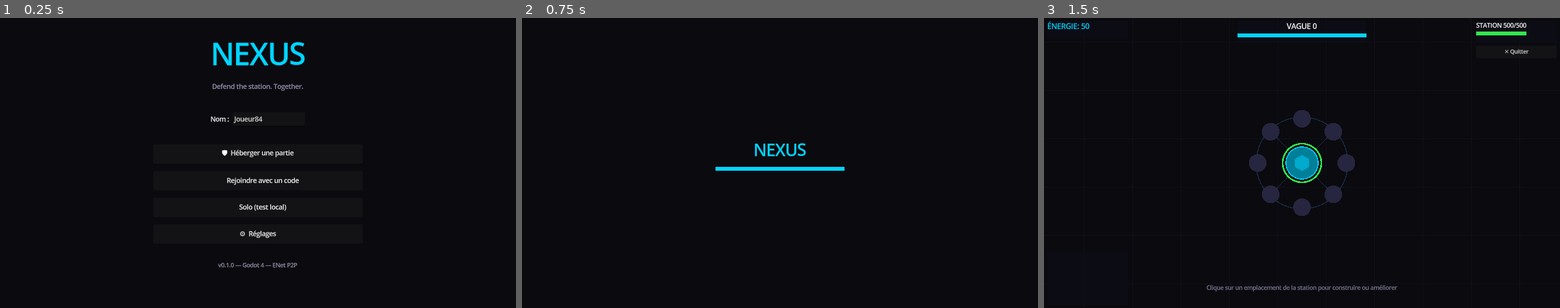
Above: before the commit, frames 1-3 (left to right).
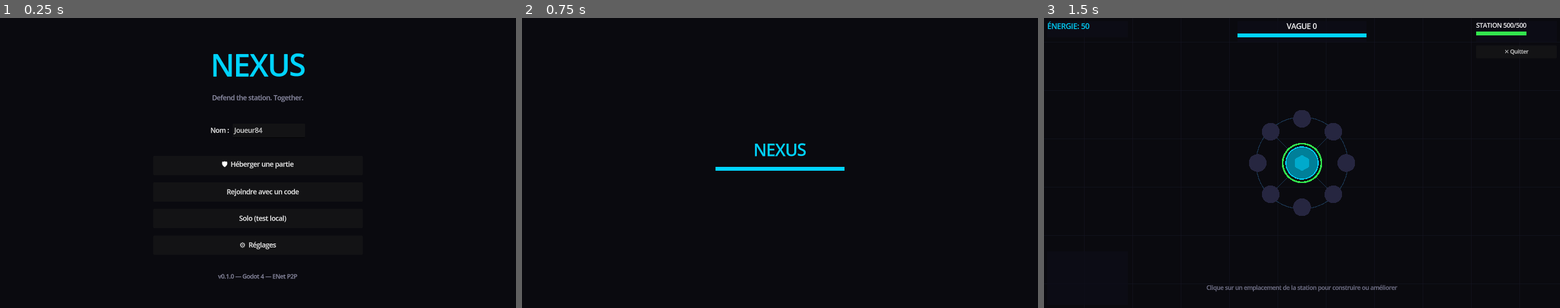
Above: after the commit, the same moments.

Repository: BloopStudio/NEXUS
Game: Godot game, scene res://scenes/main_menu.tscn
Same seed, same stepped clock (60 frames per second), same inputs: the game is played once before the commit and once after it.
Inputs (mouse positions are in pixels of both pictures, inside the frame that each line leads up to):
- Up to frame 1 (0.25 s): no input
- Up to frame 2 (0.75 s): click "🤖 Solo (test local)" at 0.5 s
- Up to frame 3 (1.5 s): tap Enter at 1.25 s; move the mouse to (1415, 148) at 1.27 s; press the mouse at (1415, 148) at 1.28 s; hold Right (move_right) from 1.28 s (still down)

The runs differ from the first frame. In frame 1, 2.8% of the frame differs, in the area x 40-60%, y 8-90%; in frame 2, nothing differs; in frame 3, nothing differs.

Commit message:
fix: joueur fantôme, menu non adaptatif, installeur admin + contenu (destruction, FPS, orientation, descriptions)
Bugs corrigés :
- Un joueur qui quittait en cours de partie restait affiché indéfiniment
  chez les autres — game.gd n'écoutait jamais player_disconnected.
- Le menu principal utilisait une boîte de hauteur fixe centrée : sur une
  fenêtre réduite ou avec le panneau 'Rejoindre' ouvert, le bouton
  'Se connecter' pouvait finir hors zone visible. Passé en
  ScrollContainer + CenterContainer : centré quand tout tient, défilable
  sinon, jamais inaccessible.
- L'installeur Windows demandait les droits admin (Program Files + HKLM).
  Passé en installation par utilisateur (%LocalAppData%, HKCU,
  RequestExecutionLevel user) — testé avec makensis, plus de prompt UAC.

Contenu :
- Bouton Détruire un module construit (pas de remboursement).
- Les ennemis s'orientent maintenant vers leur cible (barre de vie reste
  horizontale — appliqué uniquement à la forme via draw_set_transform).
- Tooltips + texte d'effet actuel/prochain niveau pour tous les modules.
- Affichage FPS + limite FPS (illimité/30/60/120/144) dans Réglages.

Validé par compilation + exports réels Windows/Linux + build NSIS local.

Diff:
--- a/project.godot
+++ b/project.godot
@@ -21,6 +21,7 @@
 
 NetworkManager="*res://scripts/autoload/network_manager.gd"
 GameState="*res://scripts/autoload/game_state.gd"
+FpsCounter="*res://scripts/autoload/fps_counter.gd"
 SettingsManager="*res://scripts/autoload/settings_manager.gd"
 AudioManager="*res://scripts/autoload/audio_manager.gd"
 SceneLoader="*res://scripts/autoload/scene_loader.gd"
--- /dev/null
+++ b/scripts/autoload/fps_counter.gd
@@ -0,0 +1,31 @@
+## FpsCounter — Autoload singleton
+## Small always-on-top FPS readout, toggled from Settings > Graphismes.
+extends CanvasLayer
+
+var _label: Label = null
+
+
+func _ready() -> void:
+	layer = 200
+	_label = Label.new()
+	_label.anchor_left = 1.0
+	_label.anchor_right = 1.0
+	_label.offset_left = -90.0
+	_label.offset_right = -8.0
+	_label.offset_top = 8.0
+	_label.offset_bottom = 28.0
+	_label.horizontal_alignment = HORIZONTAL_ALIGNMENT_RIGHT
+	_label.add_theme_font_size_override("font_size", 14)
+	_label.add_theme_color_override("font_color", Color(0.4, 1.0, 0.5))
+	_label.visible = false
+	add_child(_label)
+	set_process(false)
+
+
+func set_visible_state(shown: bool) -> void:
+	_label.visible = shown
+	set_process(shown)
+
+
+func _process(_delta: float) -> void:
+	_label.text = "%d FPS" % Engine.get_frames_per_second()
--- a/scripts/autoload/game_state.gd
+++ b/scripts/autoload/game_state.gd
@@ -215,6 +215,31 @@
 	return true
 
 
+## Clears a built module back to EMPTY. No energy refund — mirrors the
+## "sunk cost" of most base-building games and keeps the economy simple.
+func destroy_module(slot_index: int) -> bool:
+	if module_slots[slot_index]["type"] == ModuleType.EMPTY:
+		return false
+	module_slots[slot_index] = {"type": ModuleType.EMPTY, "level": 0}
+	_recompute_station_max_hp()
+	module_slots_changed.emit(slot_index)
+	return true
+
+
+func request_destroy_module(slot_index: int) -> void:
+	if NetworkManager.is_host():
+		destroy_module(slot_index)
+	else:
+		_request_destroy_rpc.rpc_id(1, slot_index)
+
+
+@rpc("any_peer", "reliable")
+func _request_destroy_rpc(slot_index: int) -> void:
+	if not multiplayer.is_server():
+		return
+	destroy_module(slot_index)
+
+
 ## REPAIR modules raise the station's max HP (the extra capacity becomes
 ## available headroom — building one doesn't instantly heal the station).
 func _recompute_station_max_hp() -> void:
--- a/scripts/autoload/settings_manager.gd
+++ b/scripts/autoload/settings_manager.gd
@@ -14,6 +14,9 @@
 var fullscreen: bool = false
 var vsync: bool = true
 var window_size: Vector2i = Vector2i(1280, 720)
+var show_fps: bool = false
+var fps_limit: int = 0  # 0 = unlimited
+const FPS_LIMIT_OPTIONS := [0, 30, 60, 120, 144]
 
 var master_volume: float = 1.0
 var music_volume: float = 0.8
@@ -38,6 +41,8 @@
 	fullscreen = cfg.get_value("graphics", "fullscreen", fullscreen)
 	vsync = cfg.get_value("graphics", "vsync", vsync)
 	window_size = cfg.get_value("graphics", "window_size", window_size)
+	show_fps = cfg.get_value("graphics", "show_fps", show_fps)
+	fps_limit = cfg.get_value("graphics", "fps_limit", fps_limit)
 
 	master_volume = cfg.get_value("audio", "master", master_volume)
 	music_volume = cfg.get_value("audio", "music", music_volume)
@@ -54,6 +59,8 @@
 	cfg.set_value("graphics", "fullscreen", fullscreen)
 	cfg.set_value("graphics", "vsync", vsync)
 	cfg.set_value("graphics", "window_size", window_size)
+	cfg.set_value("graphics", "show_fps", show_fps)
+	cfg.set_value("graphics", "fps_limit", fps_limit)
 
 	cfg.set_value("audio", "master", master_volume)
 	cfg.set_value("audio", "music", music_volume)
@@ -79,10 +86,11 @@
 	)
 	if not fullscreen:
 		DisplayServer.window_set_size(window_size)
-	Engine.max_fps = 0
+	Engine.max_fps = fps_limit
 	DisplayServer.window_set_vsync_mode(
 		DisplayServer.VSYNC_ENABLED if vsync else DisplayServer.VSYNC_DISABLED
 	)
+	FpsCounter.set_visible_state(show_fps)
 
 
 func apply_audio() -> void:
--- a/scripts/enemies/enemy_base.gd
+++ b/scripts/enemies/enemy_base.gd
@@ -18,6 +18,11 @@
 ## Network id assigned by the host's WaveManager, used to keep every peer's
 ## puppet copy of this enemy in sync (position/hp ticks, and removal on death).
 var enemy_id: int = -1
+
+## Facing angle (radians) toward the station — applied only to the shape
+## drawing, not to the whole node's transform, so the HP bar above it stays
+## upright instead of tilting along with the enemy.
+var _facing_angle: float = 0.0
 
 # Non-host peers only receive a position update ~10×/second (see
 # WaveManager._sync_enemies_rpc); snapping straight to it made movement look
@@ -54,10 +59,21 @@
 		global_position = global_position.lerp(_net_target_pos, clampf(delta * NET_INTERP_SPEED, 0.0, 1.0))
 		queue_redraw()
 
+	_face_target()
+
 	# Flash timer
 	if _hit_flash > 0.0:
 		_hit_flash -= delta
 		queue_redraw()
+
+
+## Rotates the shape to point toward the station — computed the same way on
+## every peer (host movement and client interpolation both converge on
+## `_target`), so it stays in sync without any extra network traffic.
+func _face_target() -> void:
+	var dir := _target - global_position
+	if dir.length() > 1.0:
+		_facing_angle = dir.angle() + PI / 2.0
 
 
 ## Called by WaveManager when a network position/hp update arrives for this
@@ -69,9 +85,11 @@
 
 func _draw() -> void:
 	var col := color if _hit_flash <= 0.0 else Color.WHITE
+	draw_set_transform(Vector2.ZERO, _facing_angle, Vector2.ONE)
 	_draw_shape(col)
+	draw_set_transform(Vector2.ZERO, 0.0, Vector2.ONE)
 
-	# HP bar
+	# HP bar (drawn unrotated so it always reads horizontally)
 	var ratio := hp / max_hp
 	var bar_w := shape_radius * 2.0
 	draw_rect(Rect2(-shape_radius, -shape_radius - 10, bar_w, 4), Color(0.2, 0.2, 0.2))
--- a/scripts/enemies/enemy_ranged.gd
+++ b/scripts/enemies/enemy_ranged.gd
@@ -40,6 +40,8 @@
 	else:
 		global_position = global_position.lerp(_net_target_pos, clampf(delta * NET_INTERP_SPEED, 0.0, 1.0))
 
+	_face_target()
+
 	if _hit_flash > 0.0:
 		_hit_flash -= delta
 	if _fire_flash > 0.0:
@@ -60,5 +62,7 @@
 	draw_polyline(pts + PackedVector2Array([pts[0]]), col.lightened(0.3), 1.5)
 
 	if _fire_flash > 0.0:
-		var dir := (_target - global_position).normalized() * 260.0
-		draw_line(Vector2.ZERO, dir, Color(1.0, 0.4, 0.9, _fire_flash / 0.15), 2.0)
+		# This runs inside the rotated draw transform set up by _draw() in
+		# the base class, which already aligns "up" with the direction to
+		# the target — so the beam is simply drawn straight ahead here.
+		draw_line(Vector2.ZERO, Vector2(0, -260), Color(1.0, 0.4, 0.9, _fire_flash / 0.15), 2.0)
--- a/scripts/game/game.gd
+++ b/scripts/game/game.gd
@@ -85,6 +85,10 @@
 	# If the host leaves (or a client's connection drops), don't leave
 	# everyone else stranded in a dead game scene.
 	NetworkManager.server_disconnected.connect(_on_server_disconnected)
+
+	# A player leaving mid-match used to stay stuck on-screen forever —
+	# nothing ever removed their Player node.
+	NetworkManager.player_disconnected.connect(_on_player_disconnected)
 
 
 func _process(delta: float) -> void:
@@ -184,6 +188,13 @@
 
 # ─── Signal handlers ────────────────────────────────────────────────────────────
 
+func _on_player_disconnected(peer_id: int) -> void:
+	if _players.has(peer_id):
+		_players[peer_id].queue_free()
+		_players.erase(peer_id)
+		_show_notice("JOUEUR DÉCONNECTÉ", 2.0)
+
+
 func _on_wave_cleared() -> void:
 	_show_notice("VAGUE TERMINÉE", 2.5)
 
--- a/scripts/ui/main_menu.gd
+++ b/scripts/ui/main_menu.gd
@@ -41,18 +41,28 @@
 	bg.anchor_bottom = 1.0
 	add_child(bg)
 
+	# The whole menu used to be a fixed-size box pinned to screen-center —
+	# fine at the project's default 1280×720, but on a smaller/resized
+	# window the "Rejoindre" panel pushed the connect button below the
+	# visible area with no way to reach it. A ScrollContainer + CenterContainer
+	# keeps things centered when everything fits, and scrollable instead of
+	# cut off when it doesn't.
+	var scroll := ScrollContainer.new()
+	scroll.anchor_right = 1.0
+	scroll.anchor_bottom = 1.0
+	scroll.horizontal_scroll_mode = ScrollContainer.SCROLL_MODE_DISABLED
+	add_child(scroll)
+
+	var center_wrap := CenterContainer.new()
+	center_wrap.size_flags_horizontal = Control.SIZE_EXPAND_FILL
+	center_wrap.size_flags_vertical = Control.SIZE_EXPAND_FILL
+	scroll.add_child(center_wrap)
+
 	# Center column
 	var center := VBoxContainer.new()
-	center.anchor_left = 0.5
-	center.anchor_right = 0.5
-	center.anchor_top = 0.5
-	center.anchor_bottom = 0.5
-	center.offset_left = -260.0
-	center.offset_right  = 260.0
-	center.offset_top  = -320.0
-	center.offset_bottom = 320.0
+	center.custom_minimum_size = Vector2(520, 0)
 	center.add_theme_constant_override("separation", 18)
-	add_child(center)
+	center_wrap.add_child(center)
 
 	# Title
 	var title := Label.new()
--- a/scripts/ui/settings_menu.gd
+++ b/scripts/ui/settings_menu.gd
@@ -15,6 +15,8 @@
 var _fullscreen_check: CheckButton
 var _vsync_check: CheckButton
 var _resolution_option: OptionButton
+var _show_fps_check: CheckButton
+var _fps_limit_option: OptionButton
 
 var _master_slider: HSlider
 var _music_slider: HSlider
@@ -197,6 +199,33 @@
 	_resolution_option.item_selected.connect(_on_resolution_selected)
 	res_row.add_child(_resolution_option)
 
+	var fps_row := HBoxContainer.new()
+	root.add_child(fps_row)
+	var fps_lbl := Label.new()
+	fps_lbl.text = "Afficher les FPS"
+	fps_lbl.custom_minimum_size = Vector2(200, 0)
+	fps_lbl.add_theme_color_override("font_color", C_TEXT)
+	fps_row.add_child(fps_lbl)
+	_show_fps_check = CheckButton.new()
+	_show_fps_check.button_pressed = SettingsManager.show_fps
+	_show_fps_check.toggled.connect(_on_show_fps_toggled)
+	fps_row.add_child(_show_fps_check)
+
+	var limit_row := HBoxContainer.new()
+	root.add_child(limit_row)
+	var limit_lbl := Label.new()
+	limit_lbl.text = "Limite de FPS"
+	limit_lbl.custom_minimum_size = Vector2(200, 0)
+	limit_lbl.add_theme_color_override("font_color", C_TEXT)
+	limit_row.add_child(limit_lbl)
+	_fps_limit_option = OptionButton.new()
+	for limit in SettingsManager.FPS_LIMIT_OPTIONS:
+		_fps_limit_option.add_item("Illimitée" if limit == 0 else "%d" % limit)
+	var current_limit_idx := SettingsManager.FPS_LIMIT_OPTIONS.find(SettingsManager.fps_limit)
+	_fps_limit_option.selected = maxi(0, current_limit_idx)
+	_fps_limit_option.item_selected.connect(_on_fps_limit_selected)
+	limit_row.add_child(_fps_limit_option)
+
 	return root
 
 
@@ -214,6 +243,18 @@
 
 func _on_resolution_selected(idx: int) -> void:
 	SettingsManager.window_size = RESOLUTIONS[idx]
+	SettingsManager.apply_graphics()
+	SettingsManager.save_settings()
+
+
+func _on_show_fps_toggled(pressed: bool) -> void:
+	SettingsManager.show_fps = pressed
+	SettingsManager.apply_graphics()
+	SettingsManager.save_settings()
+
+
+func _on_fps_limit_selected(idx: int) -> void:
+	SettingsManager.fps_limit = SettingsManager.FPS_LIMIT_OPTIONS[idx]
 	SettingsManager.apply_graphics()
 	SettingsManager.save_settings()
 
--- a/scripts/ui/upgrade_menu.gd
+++ b/scripts/ui/upgrade_menu.gd
@@ -9,6 +9,7 @@
 const C_WHITE   := Color(1.0, 1.0, 1.0)
 const C_DIM     := Color(0.5, 0.5, 0.6)
 const C_DISABLED := Color(0.3, 0.3, 0.35)
+const C_ERROR    := Color(1.0, 0.4, 0.4)
 
 # Icons per module type (enum index matches GameState.ModuleType)
 const MODULE_ICONS  := ["➕", "⚡", "🔫", "🛡", "❤", "💪"]
@@ -18,6 +19,19 @@
 	GameState.ModuleType.SHIELD,    GameState.ModuleType.REPAIR,
 	GameState.ModuleType.BOOSTER,
 ]
+
+# Per-level effect text, purely for display — keep these numbers in sync
+# with their actual source: GENERATOR (idle_generator.gd ENERGY_PER_SEC),
+# TURRET (station.gd _turret_damage/_turret_fire_rate), SHIELD
+# (wave_manager.gd _apply_shield_regen), REPAIR/BOOSTER (game_state.gd
+# REPAIR_MAX_HP_BONUS_PER_LEVEL / BOOSTER_DAMAGE_BONUS_PER_LEVEL).
+const MODULE_EFFECTS := {
+	GameState.ModuleType.GENERATOR: {1: "+3 énergie/s", 2: "+6 énergie/s", 3: "+11 énergie/s"},
+	GameState.ModuleType.TURRET:    {1: "15 dégâts, tir toutes les 2,5 s", 2: "28 dégâts, tir toutes les 1,8 s", 3: "50 dégâts, tir toutes les 1,2 s"},
+	GameState.ModuleType.SHIELD:    {1: "+35 vie après chaque vague", 2: "+50 vie après chaque vague", 3: "+65 vie après chaque vague"},
+	GameState.ModuleType.REPAIR:    {1: "+60 vie max", 2: "+120 vie max", 3: "+180 vie max"},
+	GameState.ModuleType.BOOSTER:   {1: "+15% dégâts des joueurs", 2: "+30% dégâts des joueurs", 3: "+45% dégâts des joueurs"},
+}
 
 var _hint_label: Label = null
 
@@ -150,12 +164,25 @@
 			var b := Button.new()
 			b.custom_minimum_size = Vector2(104, 56)
 			b.add_theme_font_size_override("font_size", 12)
+			b.tooltip_text = "%s : %s" % [MODULE_NAMES[t], MODULE_EFFECTS[t][1]]
 			b.pressed.connect(func(): _build(captured_t))
 			row.add_child(b)
 			_build_buttons.append(b)
+
+		var hint := Label.new()
+		hint.text = "Survole un module pour voir son effet."
+		hint.add_theme_font_size_override("font_size", 11)
+		hint.add_theme_color_override("font_color", C_DIM)
+		_panel_body.add_child(hint)
 	else:
 		_panel_title.text = "Emplacement %d — %s" % [_selected_slot + 1, MODULE_NAMES[mtype]]
 		var level: int = slot.get("level", 0)
+
+		var current_effect := Label.new()
+		current_effect.text = "Actuellement : %s" % MODULE_EFFECTS[mtype][level]
+		current_effect.add_theme_font_size_override("font_size", 12)
+		current_effect.add_theme_color_override("font_color", C_DIM)
+		_panel_body.add_child(current_effect)
 
 		if level >= 3:
 			var lbl := Label.new()
@@ -170,6 +197,12 @@
 			_upgrade_button = Button.new()
 			_upgrade_button.pressed.connect(_upgrade)
 			_panel_body.add_child(_upgrade_button)
+
+		var destroy_btn := Button.new()
+		destroy_btn.text = "🗑 Détruire (pas de remboursement)"
+		destroy_btn.add_theme_color_override("font_color", C_ERROR)
+		destroy_btn.pressed.connect(_destroy)
+		_panel_body.add_child(destroy_btn)
 
 	_refresh_affordability()
 
@@ -194,7 +227,7 @@
 		var level: int = slot.get("level", 0)
 		var cost: float = GameState.get_module_upgrade_cost(_selected_slot)
 		var can: bool   = GameState.can_afford(cost)
-		_upgrade_label.text = "%s %s — Niveau %d → %d" % [MODULE_ICONS[mtype], MODULE_NAMES[mtype], level, level + 1]
+		_upgrade_label.text = "Niveau %d → %d : %s" % [level, level + 1, MODULE_EFFECTS[mtype][level + 1]]
 		_upgrade_button.text = "Améliorer — %d ⚡" % int(cost)
 		_upgrade_button.disabled = not can
 		_upgrade_button.modulate = C_WHITE if can else C_DISABLED
@@ -215,6 +248,14 @@
 		return
 	AudioManager.play_sfx(AudioManager.SFX.UPGRADE)
 	GameState.request_upgrade_module(_selected_slot)
+
+
+func _destroy() -> void:
+	if _selected_slot < 0:
+		return
+	AudioManager.play_sfx(AudioManager.SFX.UI_CLICK)
+	GameState.request_destroy_module(_selected_slot)
+	_deselect()
 
 
 # ─── Signal handlers ────────────────────────────────────────────────────────────
Not shown, changed: packaging/windows/installer.nsi
